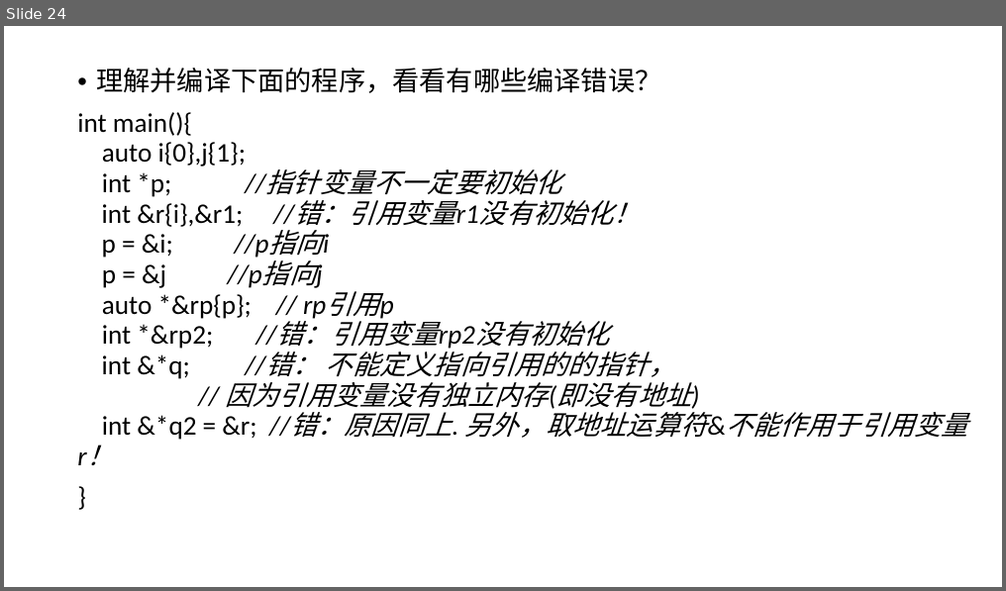
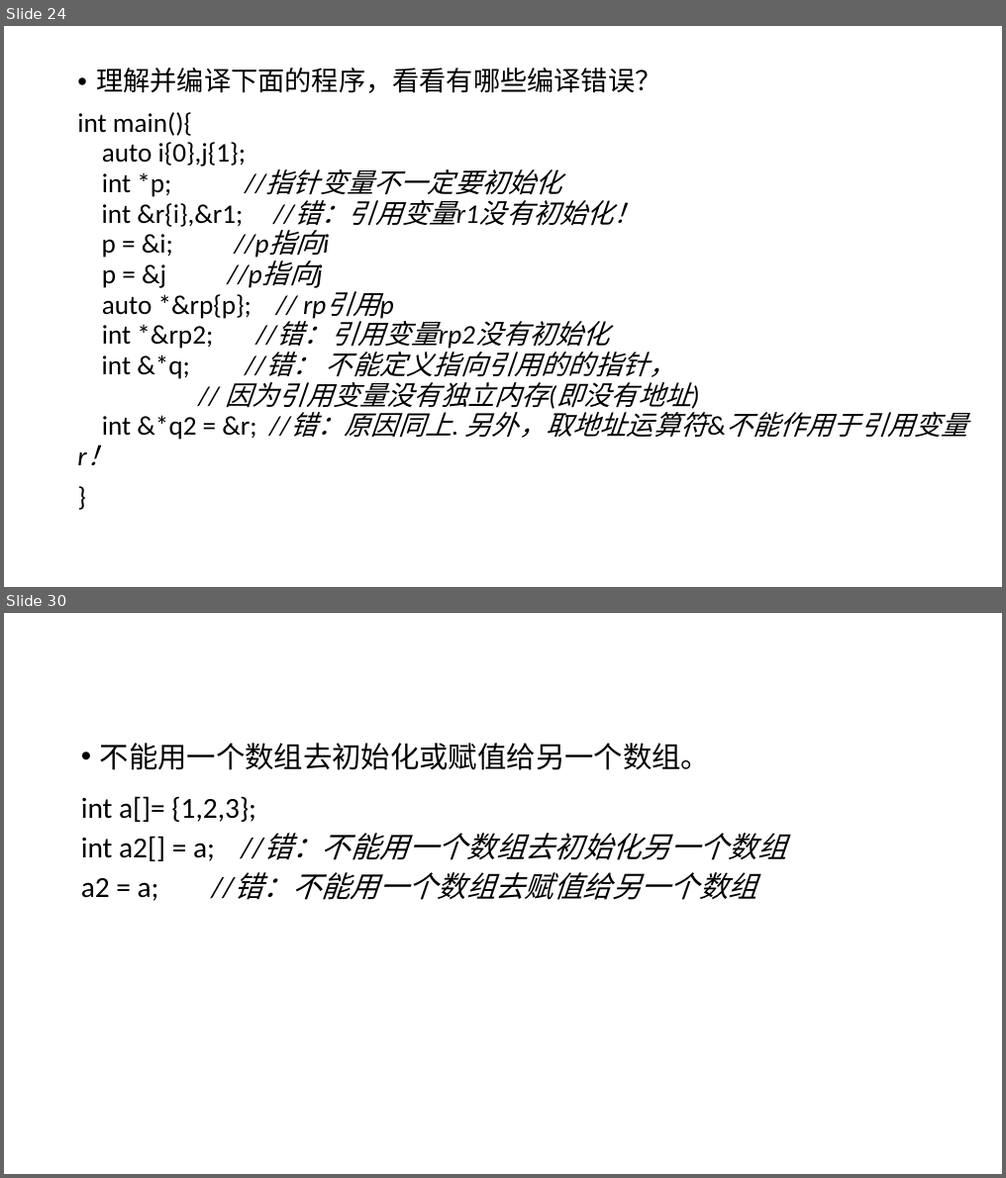
Before and after one commit to hwdong-net/cplusplus17, a slide deck: ppt/第5章 复合类型.pptx. Shown one above the other, each under a label of ours: slide 24 before the commit, slides 24 and 30 after it; the slides between them are not shown. The pictures are 1006x591 and 1006x1178 pixels, drawn with LibreOffice and Linux fonts; fonts in the diff are those of the drawing. Boxes give left, top, right and bottom in pixels: in the first picture for what was removed or moved away, otherwise in the second. Text is boxed around its words. In the diff, an @@ line names an element or a change of style, - is before the commit and + after.

```diff
--- a/ppt/第5章 复合类型.pptx
+++ b/ppt/第5章 复合类型.pptx
@@ slide 30 added at bbox=[4, 613, 1002, 1174], background #FFFFFF @@
@@ text added at bbox=[81, 743, 786, 901], 28 pt, text #000000 @@
+• 不能用一个数组去初始化或赋值给另一个数组。
+int a[]= {1,2,3};
+int a2[] = a; //错：不能用一个数组去初始化另一个数组
+a2 = a; //错：不能用一个数组去赋值给另一个数组
```
Also in this commit, not shown: 25 other slides added.
